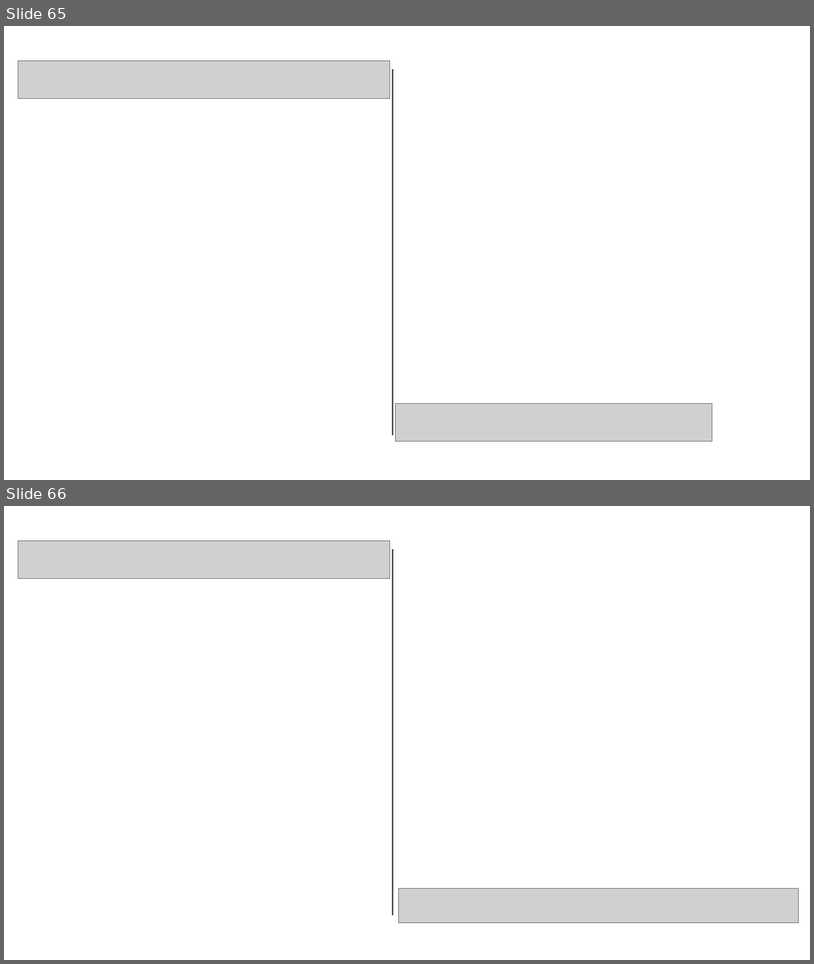
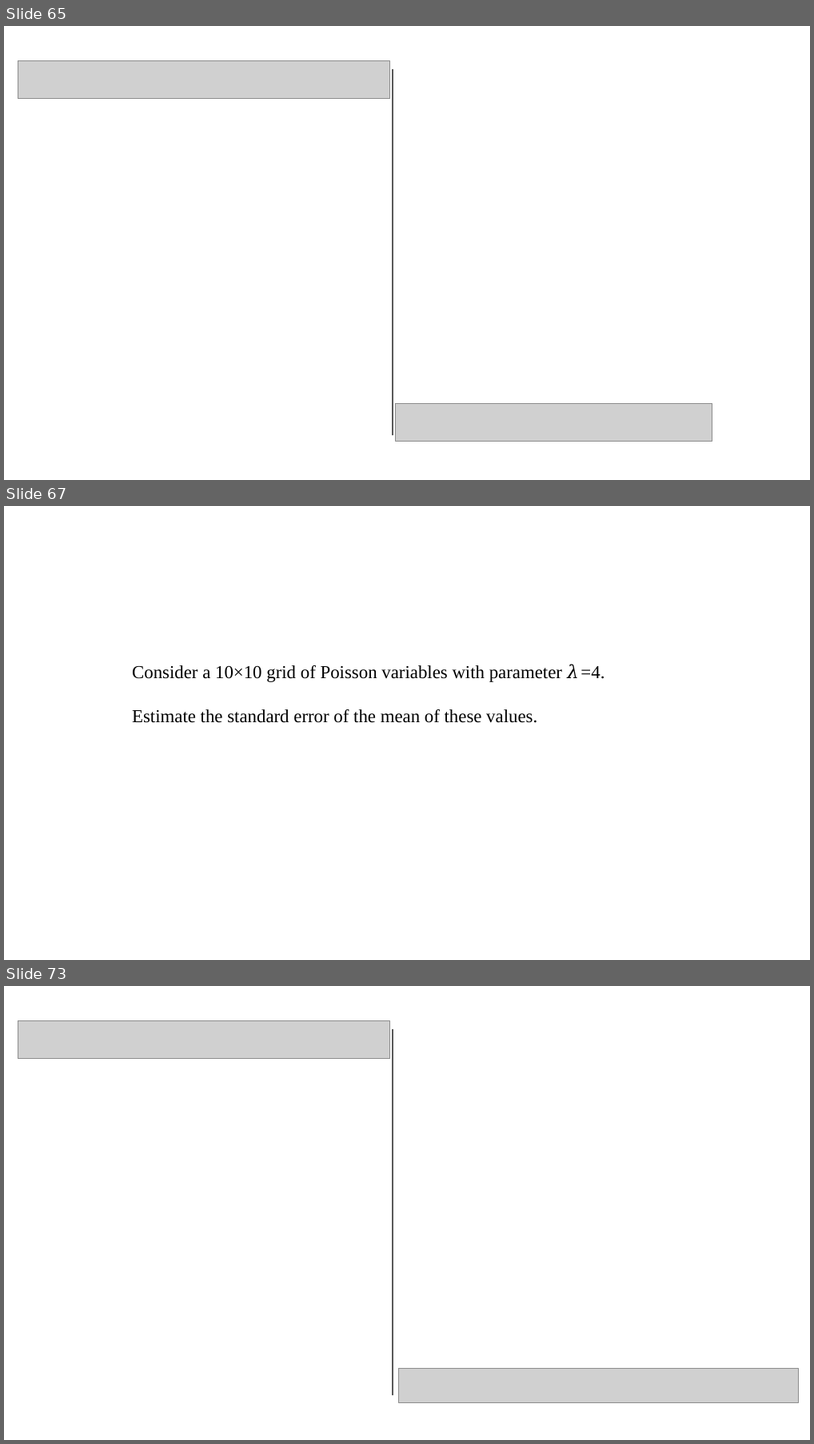
Before and after one commit to pvermees/geostats, a slide deck: slides/quizzes.odp. Shown one above the other, each under a label of ours: slides 65 and 66 before the commit, slides 65, 67 and 73 after it; the slides between them are not shown. The pictures are 814x964 and 814x1444 pixels, drawn with LibreOffice and Linux fonts; fonts in the diff are those of the drawing; grey boxes stand for pictures. Boxes give left, top, right and bottom in pixels: in the first picture for what was removed or moved away, otherwise in the second. Text is boxed around its words. In the diff, an @@ line names an element or a change of style, - is before the commit and + after.

Commit message:
Added error propagation exercises to slides

```diff
--- a/slides/quizzes.odp
+++ b/slides/quizzes.odp
@@ slide 67 added at [4, 506, 810, 960], background #FFFFFF @@
@@ text added at [132, 664, 605, 723], 18 pt, text #000000 @@
+Consider a 10×10 grid of Poisson variables with parameter 𝜆=4.
+Estimate the standard error of the mean of these values.
@@ what was slide 66 is now slide 73 @@
```
Also in this commit, not shown: 6 other slides added, 4 other files.
